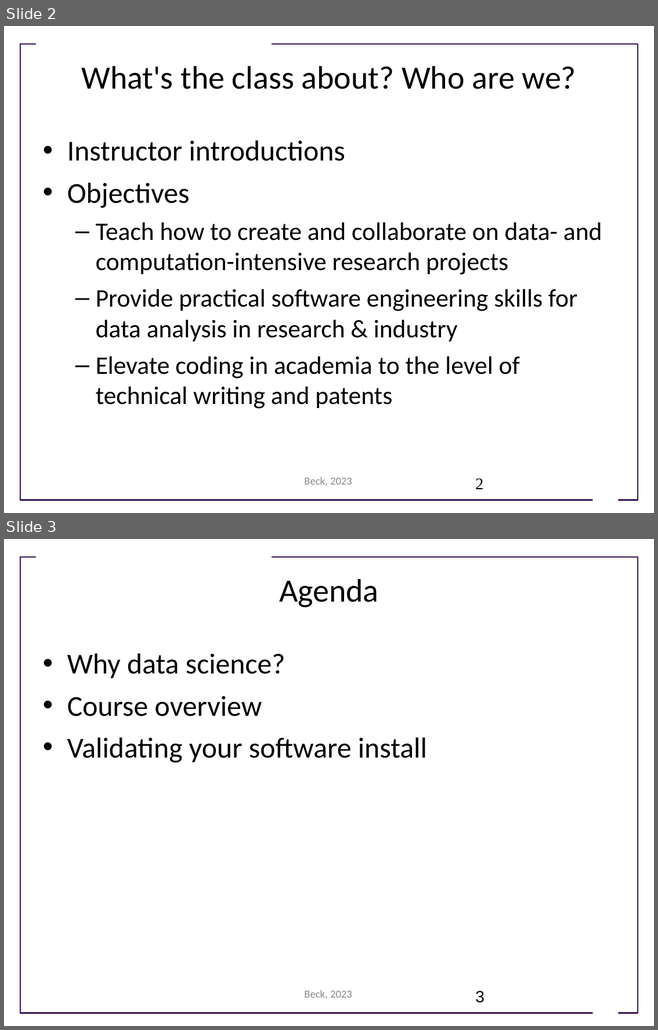
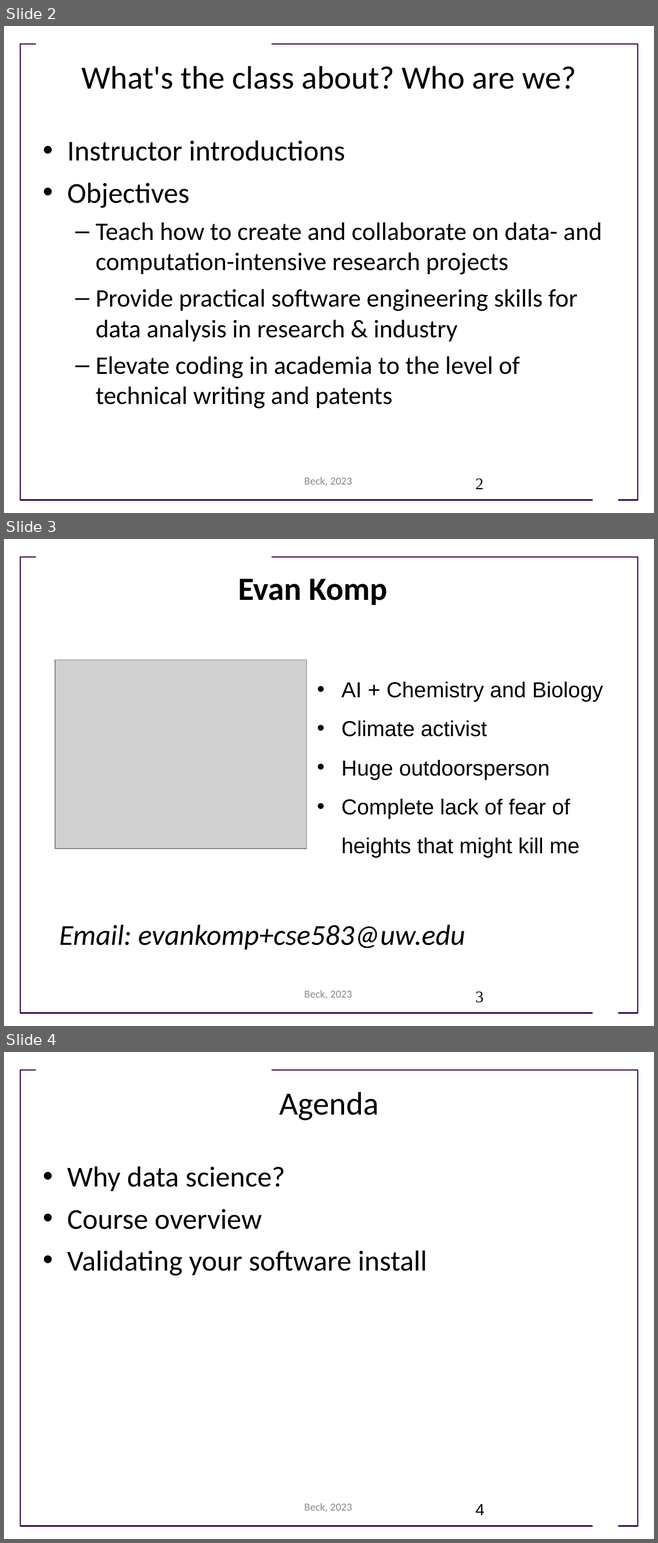
Before and after one commit to UWSEDS/LectureNotes, a slide deck: week_1/Course Introduction.pptx. Shown one above the other, each under a label of ours: slides 2 and 3 before the commit, slides 2, 3 and 4 after it. The pictures are 658x1030 and 658x1543 pixels, drawn with LibreOffice and Linux fonts; fonts in the diff are those of the drawing; grey boxes stand for pictures; background and template pictures are left out. Boxes give left, top, right and bottom in pixels: in the first picture for what was removed or moved away, otherwise in the second. Text is boxed around its words. In the diff, an @@ line names an element or a change of style, - is before the commit and + after.

Commit message:
added evan intro

```diff
--- a/week_1/Course Introduction.pptx
+++ b/week_1/Course Introduction.pptx
@@ slide 3 added at [4,539,654,1026], background #FFFFFF; not listed: 3 template elements that a slide beside it also shows @@
@@ text added at [238,578,387,605], 36 pt, text #000000, bold @@
+Evan Komp
@@ picture added at [55,660,307,849] @@
@@ text added at [341,682,603,858], 24 pt, text #000000 @@
+• AI + Chemistry and Biology
+• Climate activist
+• Huge outdoorsperson
+• Complete lack of fear of heights that might kill me
@@ text added at [59,925,465,950], 32 pt, text #000000, italic @@
+Email: evankomp+cse583@uw.edu
@@ text added at [304,990,352,999], 12 pt, text #898989 @@
+Beck, 2023
@@ page number added at [475,991,483,1003], 18 pt, text #000000 @@
+3
@@ what was slide 3 is now slide 4 @@
@@ page number at [475,1504,484,1515]: text changed @@
-3
+4
```
